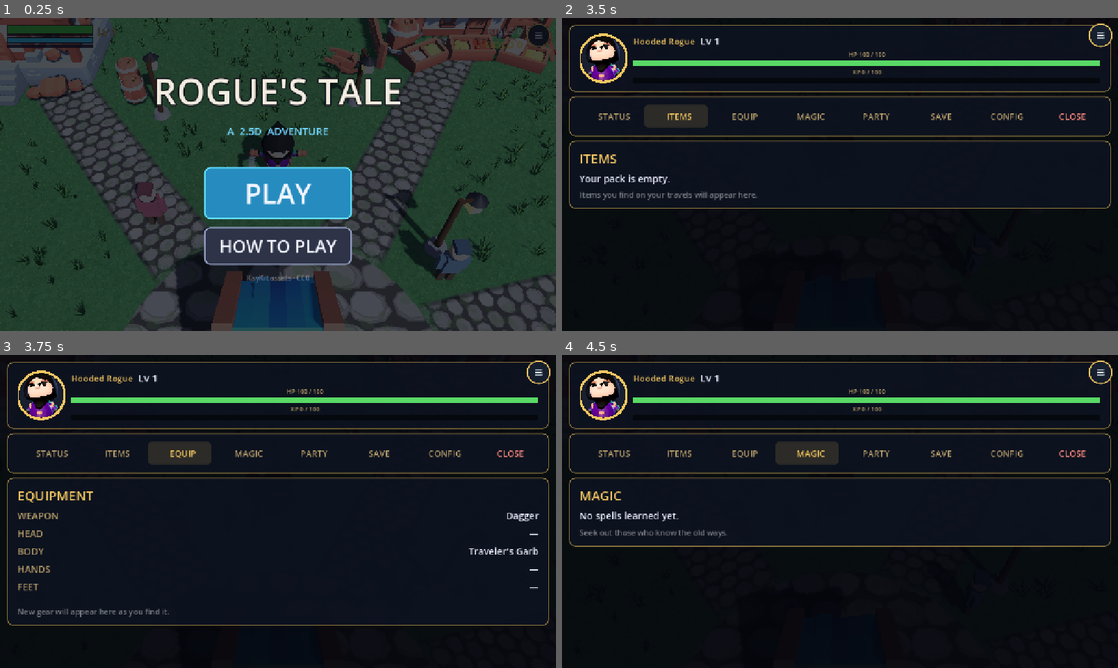
Above: before the commit, frames 1-4 (two rows, left to right).
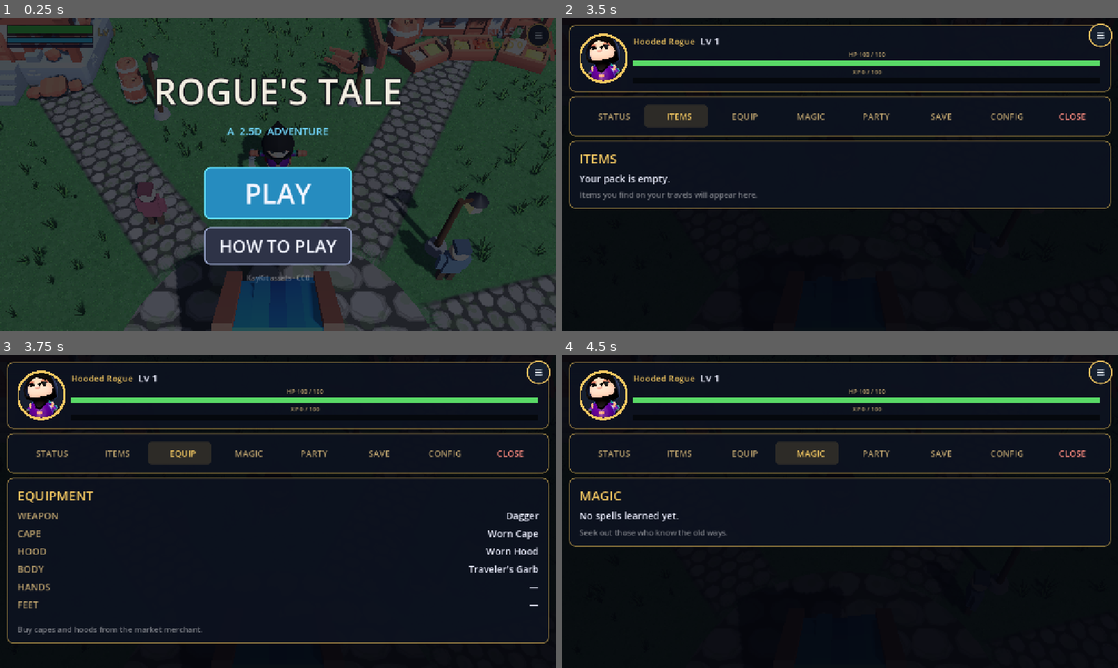
Above: after the commit, the same moments.

Repository: OuterHeavenX/godot-2.5D-rpg
Game: Godot game, scene res://src/world/main.tscn
The game is run twice, just before and just after one commit, with the same random seed, the same clock (stepped at 60 frames per second) and the same inputs.
Inputs (mouse positions are in pixels of both pictures, inside the frame that each line leads up to):
- Up to frame 1 (0.25 s): no input
- Up to frame 2 (3.5 s): click "PLAY" at 0.5 s; drag from (1101, 36) to (895, 105) at 1.27 s; click "STATUS" at 2 s; click "ITEMS" at 2.75 s
- Up to frame 3 (3.75 s): click "EQUIP" at 3.5 s
- Up to frame 4 (4.5 s): click "MAGIC" at 4.25 s

Frames 1-2 are identical in both runs. In frame 3, 2.1% of the frame differs, in the area x 1-99%, y 56-93%; in frame 4, nothing differs.

Commit message:
Cape and hood equipment: 60 levels, 6 colors, sold in market, recolors player

Diff:
--- /dev/null
+++ b/src/item/equipment.gd
@@ -0,0 +1,70 @@
+class_name Equipment
+## Cape and hood equipment: 60 levels each, 6 colors x 10 shades.
+## Colors represent strength (weak to strong). Within a color,
+## shades go from lightest (level 1 of that color) to darkest (level 10).
+
+const MAX_LEVEL := 60
+const SHADES_PER_COLOR := 10
+
+# Colors from weakest to strongest.
+const COLORS := [
+	{"name": "Slate", "base": Color(0.55, 0.56, 0.60)},   # Gray
+	{"name": "Forest", "base": Color(0.22, 0.52, 0.28)},  # Green
+	{"name": "Ocean", "base": Color(0.20, 0.42, 0.72)},   # Blue
+	{"name": "Royal", "base": Color(0.52, 0.28, 0.72)},   # Purple
+	{"name": "Blood", "base": Color(0.72, 0.16, 0.16)},   # Red
+	{"name": "Radiant", "base": Color(0.88, 0.68, 0.22)}, # Gold
+]
+
+## Get the color for a level (1-60). Level 0 = default (black/red).
+static func get_color(level: int) -> Color:
+	if level <= 0:
+		return Color(0.015, 0.015, 0.015)  # Default black
+	if level > MAX_LEVEL:
+		level = MAX_LEVEL
+	var color_idx := (level - 1) / SHADES_PER_COLOR  # 0-5
+	var shade := (level - 1) % SHADES_PER_COLOR + 1  # 1-10
+	var base: Color = COLORS[color_idx]["base"]
+	# Shade 1 = lightest, shade 10 = darkest (base color).
+	# Lighten by (10 - shade) * 0.07.
+	return base.lightened((SHADES_PER_COLOR - shade) * 0.07)
+
+## Get the color name for a level (e.g., "Blood Red", "Light Slate").
+static func get_color_name(level: int) -> String:
+	if level <= 0:
+		return "Worn"
+	if level > MAX_LEVEL:
+		level = MAX_LEVEL
+	var color_idx := (level - 1) / SHADES_PER_COLOR
+	var shade := (level - 1) % SHADES_PER_COLOR + 1
+	var base_name: String = COLORS[color_idx]["name"]
+	if shade <= 3:
+		return "Light " + base_name
+	elif shade >= 8:
+		return "Dark " + base_name
+	else:
+		return base_name
+
+## Cape: +Max HP. 5 HP per level.
+static func cape_hp_bonus(level: int) -> float:
+	return float(level) * 5.0
+
+## Hood: +Attack damage. 0.3 per level.
+static func hood_attack_bonus(level: int) -> float:
+	return float(level) * 0.3
+
+## Price for the next level. 100G per level.
+static func upgrade_price(current_level: int) -> int:
+	return (current_level + 1) * 100
+
+## Display name for a cape at a level.
+static func cape_name(level: int) -> String:
+	if level <= 0:
+		return "Worn Cape"
+	return "%s Cape Lv.%d" % [get_color_name(level), level]
+
+## Display name for a hood at a level.
+static func hood_name(level: int) -> String:
+	if level <= 0:
+		return "Worn Hood"
+	return "%s Hood Lv.%d" % [get_color_name(level), level]
--- a/src/player/player.gd
+++ b/src/player/player.gd
@@ -45,15 +45,21 @@
 var atb := 1.0
 var potions := 0
 var gold := 0
+var cape_level := 0
+var hood_level := 0
 
 signal potions_changed(count: int)
 signal gold_changed(amount: int)
+signal equipment_changed()
 var sprinting := false
 var dead := false
+var _hood_mat: ShaderMaterial
+var _cape_mat: ShaderMaterial
 
 const HOOD_SHADER := preload("res://src/player/hood_two_tone.gdshader")
 const CAPE_SHADER := preload("res://src/player/cape_two_tone.gdshader")
 const ROGUE_TEXTURE := preload("res://src/player/rogue_hooded_rogue_texture.png")
+const Equipment := preload("res://src/item/equipment.gd")
 
 # Weapon/prop meshes that ship with the KayKit rig; we keep only the dagger.
 const HIDDEN_PROPS := ["Knife_Offhand", "1H_Crossbow", "2H_Crossbow", "Throwable"]
@@ -84,18 +90,66 @@
 	play_time += delta
 
 ## Black-outside / red-inside materials for the hood and the cape.
+## Colors update based on equipped cape/hood levels.
 func _apply_two_tone() -> void:
 	var head := rig.find_child("Rogue_Head_Hooded") as MeshInstance3D
 	if head != null:
-		var hood_mat := ShaderMaterial.new()
-		hood_mat.shader = HOOD_SHADER
-		hood_mat.set_shader_parameter("albedo_tex", ROGUE_TEXTURE)
-		head.set_surface_override_material(0, hood_mat)
+		_hood_mat = ShaderMaterial.new()
+		_hood_mat.shader = HOOD_SHADER
+		_hood_mat.set_shader_parameter("albedo_tex", ROGUE_TEXTURE)
+		head.set_surface_override_material(0, _hood_mat)
 	var cape := rig.find_child("Rogue_Cape") as MeshInstance3D
 	if cape != null:
-		var cape_mat := ShaderMaterial.new()
-		cape_mat.shader = CAPE_SHADER
-		cape.set_surface_override_material(0, cape_mat)
+		_cape_mat = ShaderMaterial.new()
+		_cape_mat.shader = CAPE_SHADER
+		cape.set_surface_override_material(0, _cape_mat)
+	_update_equipment_colors()
+
+## Update hood/cape colors from equipped levels.
+func _update_equipment_colors() -> void:
+	if _hood_mat != null:
+		var hood_color := Equipment.get_color(hood_level)
+		_hood_mat.set_shader_parameter("outside_color", Vector3(hood_color.r, hood_color.g, hood_color.b))
+		# Keep the red lining, or match it to the hood? Keep red for now.
+	if _cape_mat != null:
+		var cape_color := Equipment.get_color(cape_level)
+		_cape_mat.set_shader_parameter("outside_color", Vector3(cape_color.r, cape_color.g, cape_color.b))
+
+## Equip a cape level. Returns true if equipped (must be higher than current).
+func equip_cape(level: int) -> bool:
+	if level <= cape_level or level > Equipment.MAX_LEVEL:
+		return false
+	var old_bonus := Equipment.cape_hp_bonus(cape_level)
+	cape_level = level
+	var new_bonus := Equipment.cape_hp_bonus(cape_level)
+	# Add the delta to max_hp and heal it.
+	var delta := new_bonus - old_bonus
+	max_hp += delta
+	hp = minf(max_hp, hp + delta)
+	hp_changed.emit(hp, max_hp)
+	_update_equipment_colors()
+	equipment_changed.emit()
+	return true
+
+## Equip a hood level. Returns true if equipped.
+func equip_hood(level: int) -> bool:
+	if level <= hood_level or level > Equipment.MAX_LEVEL:
+		return false
+	var old_bonus := Equipment.hood_attack_bonus(hood_level)
+	hood_level = level
+	var new_bonus := Equipment.hood_attack_bonus(hood_level)
+	attack_damage += new_bonus - old_bonus
+	_update_equipment_colors()
+	equipment_changed.emit()
+	return true
+
+## Called after loading a save: set levels and update colors
+## (stats are already in the save, so no bonus recalc needed).
+func load_equipment(cape: int, hood: int) -> void:
+	cape_level = cape
+	hood_level = hood
+	_update_equipment_colors()
+	equipment_changed.emit()
 
 func _physics_process(delta: float) -> void:
 	if dead:
--- a/src/save/save_game.gd
+++ b/src/save/save_game.gd
@@ -24,6 +24,8 @@
 	cfg.set_value("progress", "deaths", player.get("deaths"))
 	cfg.set_value("progress", "potions", player.get("potions"))
 	cfg.set_value("progress", "gold", player.get("gold"))
+	cfg.set_value("progress", "cape_level", player.get("cape_level"))
+	cfg.set_value("progress", "hood_level", player.get("hood_level"))
 	cfg.set_value("progress", "play_time", player.get("play_time"))
 	var pos: Vector3 = player.global_position
 	cfg.set_value("progress", "pos", [pos.x, pos.y, pos.z])
@@ -50,7 +52,7 @@
 	var cfg := ConfigFile.new()
 	if cfg.load(SAVE_PATH) != OK:
 		return d
-	for key in ["level", "xp", "max_hp", "attack", "kills", "deaths", "potions", "gold", "play_time"]:
+	for key in ["level", "xp", "max_hp", "attack", "kills", "deaths", "potions", "gold", "cape_level", "hood_level", "play_time"]:
 		d[key] = cfg.get_value("progress", key, null)
 	var pos: Array = cfg.get_value("progress", "pos", [])
 	d["pos"] = Vector3(pos[0], pos[1], pos[2]) if pos.size() == 3 else Vector3.ZERO
@@ -68,6 +70,11 @@
 	player.set("deaths", int(d["deaths"]))
 	player.set("potions", int(d["potions"]) if d["potions"] != null else 0)
 	player.set("gold", int(d["gold"]) if d["gold"] != null else 0)
+	if player.has_method("load_equipment"):
+		player.load_equipment(
+			int(d["cape_level"]) if d["cape_level"] != null else 0,
+			int(d["hood_level"]) if d["hood_level"] != null else 0
+		)
 	player.set("play_time", float(d["play_time"]))
 	player.global_position = d["pos"]
 	if mgr != null:
--- a/src/ui/char_menu.gd
+++ b/src/ui/char_menu.gd
@@ -7,6 +7,7 @@
 const GOLD_DIM := Color(0.72, 0.62, 0.42)
 const INK := Color(0.93, 0.94, 1.0)
 const PORTRAIT := preload("res://src/ui/portrait.gd")
+const Equipment := preload("res://src/item/equipment.gd")
 const TABS := ["STATUS", "ITEMS", "EQUIP", "MAGIC", "PARTY", "SAVE", "CONFIG"]
 
 var _menu_root: Control
@@ -350,14 +351,51 @@
 	var v := _page()
 	v.add_child(_header("EQUIPMENT"))
 	v.add_child(_row("WEAPON", "Dagger"))
-	v.add_child(_row("HEAD", "—"))
+	# Cape and hood (dynamic — updates when equipment changes).
+	var cape_row := _row("CAPE", _cape_text())
+	cape_row.name = "CapeRow"
+	v.add_child(cape_row)
+	var hood_row := _row("HOOD", _hood_text())
+	hood_row.name = "HoodRow"
+	v.add_child(hood_row)
 	v.add_child(_row("BODY", "Traveler's Garb"))
 	v.add_child(_row("HANDS", "—"))
 	v.add_child(_row("FEET", "—"))
 	v.add_child(_spacer(8))
-	v.add_child(_body("New gear will appear here as you find it.",
-		18, Color(1, 1, 1, 0.45)))
-	return v
+	v.add_child(_body("Buy capes and hoods from the market merchant.", 18, Color(1, 1, 1, 0.45)))
+	# Refresh when equipment changes.
+	var player := get_tree().get_first_node_in_group("player")
+	if player != null and player.has_signal("equipment_changed"):
+		player.equipment_changed.connect(_refresh_equip_page)
+	return v
+
+func _cape_text() -> String:
+	var player := get_tree().get_first_node_in_group("player")
+	if player == null:
+		return "—"
+	var lvl: int = player.get("cape_level")
+	if lvl <= 0:
+		return "Worn Cape"
+	return "%s (+%d HP)" % [Equipment.cape_name(lvl), int(Equipment.cape_hp_bonus(lvl))]
+
+func _hood_text() -> String:
+	var player := get_tree().get_first_node_in_group("player")
+	if player == null:
+		return "—"
+	var lvl: int = player.get("hood_level")
+	if lvl <= 0:
+		return "Worn Hood"
+	return "%s (+%.1f ATK)" % [Equipment.hood_name(lvl), Equipment.hood_attack_bonus(lvl)]
+
+func _refresh_equip_page() -> void:
+	# Find and update the cape/hood rows if the equip page exists.
+	var cape_row := find_child("CapeRow", true, false)
+	var hood_row := find_child("HoodRow", true, false)
+	# Rows are HBoxContainers with two labels; update the value label.
+	if cape_row != null and cape_row.get_child_count() >= 2:
+		(cape_row.get_child(1) as Label).text = _cape_text()
+	if hood_row != null and hood_row.get_child_count() >= 2:
+		(hood_row.get_child(1) as Label).text = _hood_text()
 
 func _build_magic_page() -> Control:
 	var v := _page()
--- a/src/ui/shop_ui.gd
+++ b/src/ui/shop_ui.gd
@@ -1,6 +1,8 @@
 extends CanvasLayer
 ## Shop UI: buy items with gold. Supports different sellers with custom inventories.
 ## Shows a TALK prompt near the shopkeeper, opens the shop panel on talk.
+
+const Equipment := preload("res://src/item/equipment.gd")
 
 var _items := [
 	{"name": "Potion", "price": 50, "desc": "Restores 50 HP"},
@@ -109,7 +111,13 @@
 		var row := HBoxContainer.new()
 		row.add_theme_constant_override("separation", 12)
 		var name_label := Label.new()
-		name_label.text = "%s - %d G\n%s" % [item["name"], item["price"], item["desc"]]
+		var display_name: String = item["name"]
+		# Upgrade items show the equipment name.
+		if item["name"] == "CapeUp" and item.has("cape_level"):
+			display_name = Equipment.cape_name(item["cape_level"])
+		elif item["name"] == "HoodUp" and item.has("hood_level"):
+			display_name = Equipment.hood_name(item["hood_level"])
+		name_label.text = "%s - %d G\n%s" % [display_name, item["price"], item["desc"]]
 		name_label.add_theme_font_size_override("font_size", 22)
 		name_label.size_flags_horizontal = Control.SIZE_EXPAND_FILL
 		row.add_child(name_label)
@@ -142,7 +150,38 @@
 func _on_talk_pressed() -> void:
 	_talk_prompt.visible = false
 	_shop_panel.visible = true
+	_refresh_merchant_inventory()
 	_refresh_items()
+
+## Build the merchant inventory: potions + next cape/hood upgrades.
+func _refresh_merchant_inventory() -> void:
+	# Only for the merchant (not the innkeeper).
+	if _shop_title != "MERCHANT'S WARES":
+		return
+	var items := [
+		{"name": "Potion", "price": 50, "desc": "Restores 50 HP"},
+		{"name": "Hi-Potion", "price": 150, "desc": "Restores 150 HP"},
+	]
+	if _player != null:
+		var cape_lvl: int = _player.get("cape_level")
+		var hood_lvl: int = _player.get("hood_level")
+		if cape_lvl < Equipment.MAX_LEVEL:
+			var next_cape := cape_lvl + 1
+			items.append({
+				"name": "CapeUp",
+				"price": Equipment.upgrade_price(cape_lvl),
+				"desc": "%s (+%d Max HP)" % [Equipment.cape_name(next_cape), int(Equipment.cape_hp_bonus(next_cape))],
+				"cape_level": next_cape,
+			})
+		if hood_lvl < Equipment.MAX_LEVEL:
+			var next_hood := hood_lvl + 1
+			items.append({
+				"name": "HoodUp",
+				"price": Equipment.upgrade_price(hood_lvl),
+				"desc": "%s (+%.1f ATK)" % [Equipment.hood_name(next_hood), Equipment.hood_attack_bonus(next_hood)],
+				"hood_level": next_hood,
+			})
+	_items = items
 	# Pause the game while shopping (like the menu does).
 	get_tree().paused = true
 
@@ -171,7 +210,15 @@
 		_player.set("hp", _player.get("max_hp"))
 		if _player.has_signal("hp_changed"):
 			_player.hp_changed.emit(_player.get("hp"), _player.get("max_hp"))
+	elif item["name"] == "CapeUp" and item.has("cape_level"):
+		if _player.has_method("equip_cape"):
+			_player.equip_cape(item["cape_level"])
+	elif item["name"] == "HoodUp" and item.has("hood_level"):
+		if _player.has_method("equip_hood"):
+			_player.equip_hood(item["hood_level"])
 	AudioMan.play("potion", 1.0, 0.0)
+	# Rebuild merchant inventory (cape/hood show next level after purchase).
+	_refresh_merchant_inventory()
 	_refresh_items()
 
 ## Set a custom shop inventory (for different sellers).
Not shown, added: src/item/equipment.gd.uid
Not shown, changed: docs/index.html
Not shown, changed: docs/index.pck
